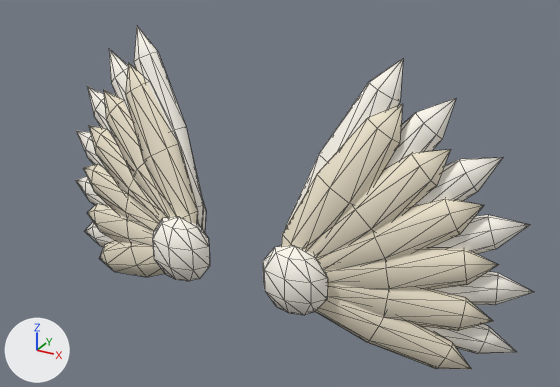
One commit to the glTF model game/assets/models/back_wings.glb: the scene before it, then after it.
One viewpoint serves both versions: a 50 mm camera at (0.498, -0.753, 0.504) aimed at (0.029, 0.1, 0.078). The axes (+X, +Y, +Z) are drawn at lower left. The lights are the same throughout. The older version comes first. Mesh edges are drawn as thin lines.

Objects in the first picture: 'BackWings'.
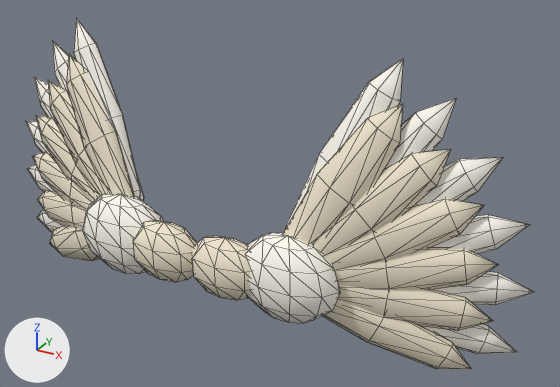
The newer file is also turned or shifted as a whole; pictures and numbers use the older file's frame.

What changed in the scene script:
```text
Change me_backwings:
    used by ob_backwings; location = (0.0, 0.0, 0.0)
    remove me_backwings.from_pydata(...)  # 804 vertices, 1472 faces; spans x -0.373..0.373, y 0.0..0.127, z -0.121..0.286
    add me_backwings.from_pydata(...)  # 908 vertices, 1672 faces; spans x -0.483..0.373, y -0.016..0.127, z -0.121..0.286
    me_backwings part 1: a new loose piece, a UV sphere (10 segments, 6 rings, poles along z) spanning x -0.265..-0.115, y -0.009..0.067, z -0.067..0.057, in mat_wingwhite (white #fffaf0)
    me_backwings part 2: the loose piece of 23 vertices spanning x -0.364..-0.074, y 0.045..0.125, z -0.094..0.003 is moved by (-0.11, 0.0, 0.0)
    me_backwings part 3: the loose piece of 23 vertices spanning x -0.373..-0.074, y 0.045..0.127, z -0.029..0.034 is moved by (-0.11, 0.0, 0.0)
    me_backwings part 4: the loose piece of 23 vertices spanning x -0.357..-0.074, y 0.045..0.124, z -0.006..0.105 is moved by (-0.11, 0.0, 0.0)
    me_backwings part 5: the loose piece of 23 vertices spanning x -0.318..-0.072, y 0.044..0.117, z 0.003..0.178 is moved by (-0.11, 0.0, 0.0)
    me_backwings part 6: the loose piece of 23 vertices spanning x -0.258..-0.069, y 0.044..0.107, z 0.006..0.244 is moved by (-0.11, 0.0, 0.0)
    me_backwings part 7: the loose piece of 23 vertices spanning x -0.195..-0.064, y 0.042..0.098, z 0.008..0.286 is moved by (-0.11, 0.0, 0.0)
    me_backwings part 8: the loose piece of 23 vertices spanning x -0.188..-0.068, y 0.052..0.101, z 0.007..0.187 is moved by (-0.11, 0.0, 0.0)
    me_backwings part 9: a new loose piece, a UV sphere (10 segments, 6 rings, poles along z) spanning x 0.005..0.155, y -0.009..0.067, z -0.067..0.057, in mat_wingwhite (white #fffaf0)
    me_backwings part 10: a new loose piece, a UV sphere (8 segments, 5 rings, poles along z) spanning x -0.162..-0.048, y -0.016..0.041, z -0.05..0.04, in mat_wingcream (pale yellow #f0e6cf)
    me_backwings part 11: the loose piece of 23 vertices spanning x -0.314..-0.073, y 0.033..0.1, z -0.12..-0.002 is moved by (-0.11, 0.0, 0.0)
    me_backwings part 12: the loose piece of 23 vertices spanning x -0.333..-0.074, y 0.033..0.104, z -0.054..0.015 is moved by (-0.11, 0.0, 0.0)
    me_backwings part 13: the loose piece of 23 vertices spanning x -0.33..-0.074, y 0.033..0.103, z -0.018..0.063 is moved by (-0.11, 0.0, 0.0)
    me_backwings part 14: the loose piece of 23 vertices spanning x -0.306..-0.073, y 0.032..0.099, z -0.002..0.126 is moved by (-0.11, 0.0, 0.0)
    me_backwings part 15: the loose piece of 23 vertices spanning x -0.262..-0.071, y 0.031..0.092, z 0.005..0.186 is moved by (-0.11, 0.0, 0.0)
    me_backwings part 16: the loose piece of 23 vertices spanning x -0.203..-0.065, y 0.029..0.084, z 0.008..0.236 is moved by (-0.11, 0.0, 0.0)
    me_backwings part 17: a new loose piece, a UV sphere (8 segments, 5 rings, poles along z) spanning x -0.062..0.052, y -0.016..0.041, z -0.05..0.04, in mat_wingcream (pale yellow #f0e6cf)
    me_backwings part 18: the loose piece of 34 vertices spanning x -0.138..-0.042, y 0.0..0.057, z -0.055..0.045 is deleted
    me_backwings part 19: the loose piece of 34 vertices spanning x 0.042..0.138, y 0.0..0.057, z -0.055..0.045 is deleted
    other edits to the shape of me_backwings do not show in these pictures
```

Pixel boxes (x1, y1, x2, y2) of what changed, in the pictures (560 x 387 px; the box of a moved part takes in the faces that stretch with it):
'BackWings', reshaped (11% wider): before (75, 26, 534, 369); after (25, 18, 534, 369)
part 1 of me_backwings, added: after (82, 194, 163, 274)
part 2 of me_backwings, moved or reshaped: before (85, 222, 115, 247); after (37, 209, 63, 232)
part 3 of me_backwings, moved or reshaped: before (75, 176, 108, 205); after (27, 165, 54, 191)
part 4 of me_backwings, moved or reshaped: before (76, 131, 107, 170); after (25, 120, 52, 157)
part 5 of me_backwings, moved or reshaped: before (87, 86, 115, 139); after (34, 77, 59, 128)
part 6 of me_backwings, moved or reshaped: before (109, 49, 131, 116); after (52, 41, 71, 102)
part 7 of me_backwings, moved or reshaped: before (134, 26, 204, 228); after (74, 18, 140, 198)
part 8 of me_backwings, moved or reshaped (mostly hidden): before (202, 203, 206, 233); after (137, 177, 144, 200)
part 9 of me_backwings, added: after (247, 233, 340, 323)
part 10 of me_backwings, added (pale yellow): after (133, 220, 197, 282)
part 11 of me_backwings, moved or reshaped: before (99, 240, 165, 277); after (50, 226, 100, 261)
part 12 of me_backwings, moved or reshaped: before (87, 203, 153, 247); after (37, 190, 86, 229)
part 13 of me_backwings, moved or reshaped: before (83, 164, 158, 233); after (32, 152, 92, 212)
part 14 of me_backwings, moved or reshaped: before (88, 125, 164, 224); after (36, 115, 99, 202)
part 15 of me_backwings, moved or reshaped: before (103, 89, 173, 218); after (48, 80, 107, 196)
part 16 of me_backwings, moved or reshaped: before (125, 62, 198, 224); after (66, 54, 134, 197)
part 17 of me_backwings, added (pale yellow): after (191, 236, 251, 300)
part 18 of me_backwings, deleted: before (152, 217, 210, 281)
part 19 of me_backwings, deleted: before (263, 246, 328, 315)
